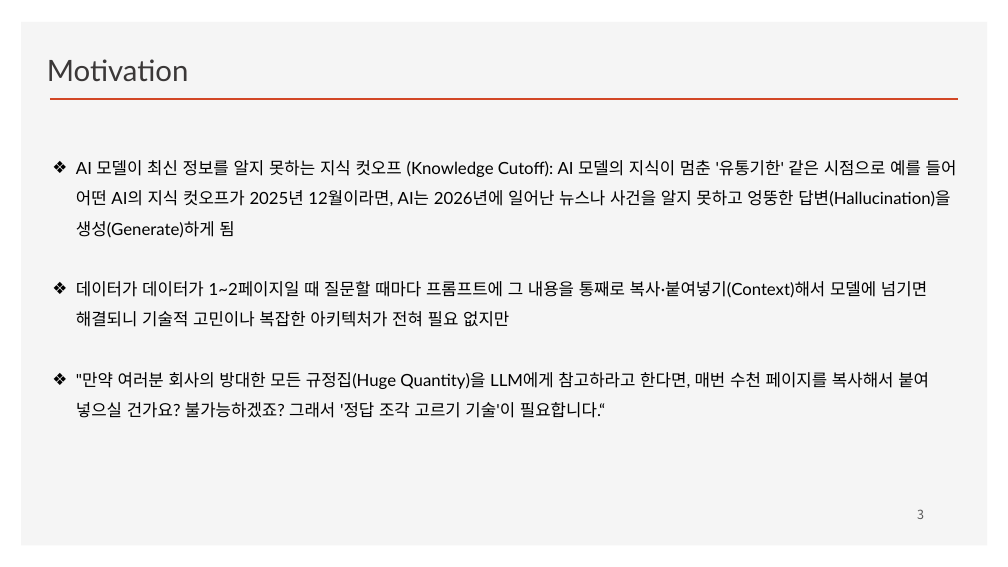
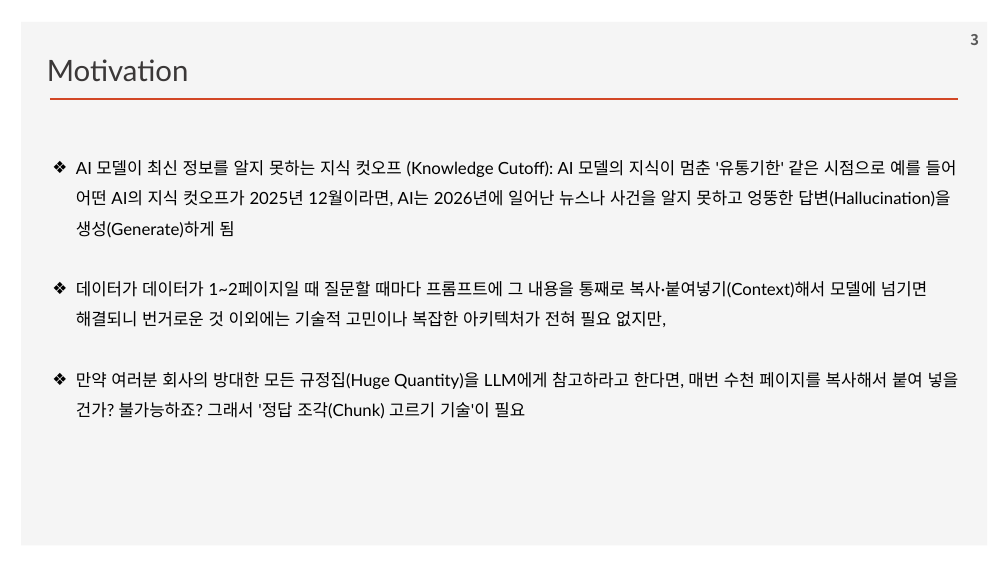
Before and after one commit to ancestor9/2026_Fall_Learning-Langchain-AI-Agent, a slide deck: slide 3 of CHAPTER 2 RAG Part I_Indexing Your Data.pptx. Drawn at 1008x567 pixels with LibreOffice and Linux fonts; fonts in the diff are those of the drawing; background and template pictures are left out. Boxes give left, top, right and bottom in pixels: in the first picture for what was removed or moved away, otherwise in the second. Text is boxed around its words. In the diff, an @@ line names an element or a change of style, - is before the commit and + after.

```diff
--- a/CHAPTER 2 RAG Part I_Indexing Your Data.pptx
+++ b/CHAPTER 2 RAG Part I_Indexing Your Data.pptx
@@ page number: place and size @@
-page number at [917,509,924,519]
+page number at [970,34,979,45]
@@ page number at [970,34,979,45]: size 12 to 14 pt, bold on @@
@@ text at [76,281,959,419]: text changed @@
-❖ 데이터가 데이터가 1~2페이지일 때 질문할 때마다 프롬프트에 그 내용을 통째로 복사·붙여넣기(Context)해서 모델에 넘기면 해결되니 기술적 고민이나 복잡한 아키텍처가 전혀 필요 없지만
-❖ "만약 여러분 회사의 방대한 모든 규정집(Huge Quantity)을 LLM에게 참고하라고 한다면, 매번 수천 페이지를 복사해서 붙여 넣으실 건가요? 불가능하겠죠? 그래서 '정답 조각 고르기 기술'이 필요합니다.“
+❖ 데이터가 데이터가 1~2페이지일 때 질문할 때마다 프롬프트에 그 내용을 통째로 복사·붙여넣기(Context)해서 모델에 넘기면 해결되니 번거로운 것 이외에는 기술적 고민이나 복잡한 아키텍처가 전혀 필요 없지만,
+❖ 만약 여러분 회사의 방대한 모든 규정집(Huge Quantity)을 LLM에게 참고하라고 한다면, 매번 수천 페이지를 복사해서 붙여 넣을 건가? 불가능하죠? 그래서 '정답 조각(Chunk) 고르기 기술'이 필요
```
Also in this commit, not shown: 16 other slides changed, 3 slides removed.
